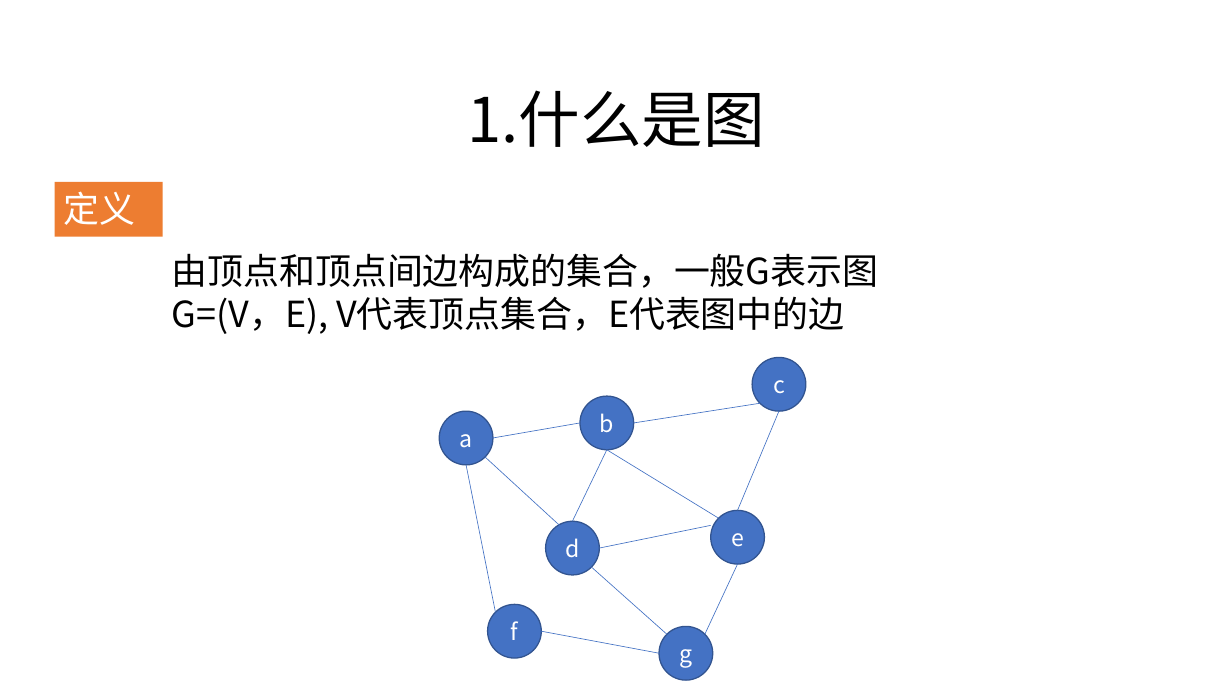
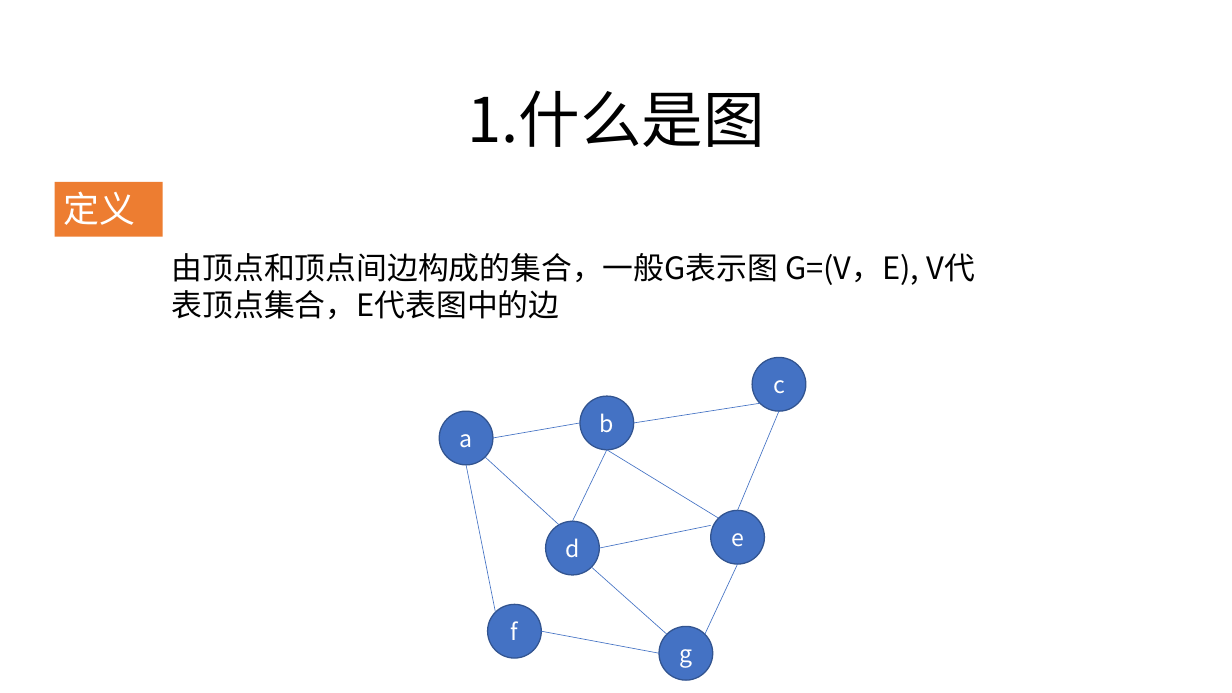
Before and after one commit to zjyesir/hmc_data_structure, a slide deck: slide 3 of ppt/7.图.pptx. Drawn at 1232x693 pixels with LibreOffice and Linux fonts; fonts in the diff are those of the drawing; background and template pictures are left out. Boxes give left, top, right and bottom in pixels: in the first picture for what was removed or moved away, otherwise in the second. Text is boxed around its words. In the diff, an @@ line names an element or a change of style, - is before the commit and + after.

```diff
--- a/ppt/7.图.pptx
+++ b/ppt/7.图.pptx
@@ text "由顶点和顶点间边构成的集合，一般G表示图 G=(V，E), V代表顶点集合，E代表图中的边" at (x1=172, y1=253, x2=919, y2=319): size 28 to 24 pt @@
```
Also in this commit, not shown: 3 other slides changed, 29 slides added, 8 other files.
